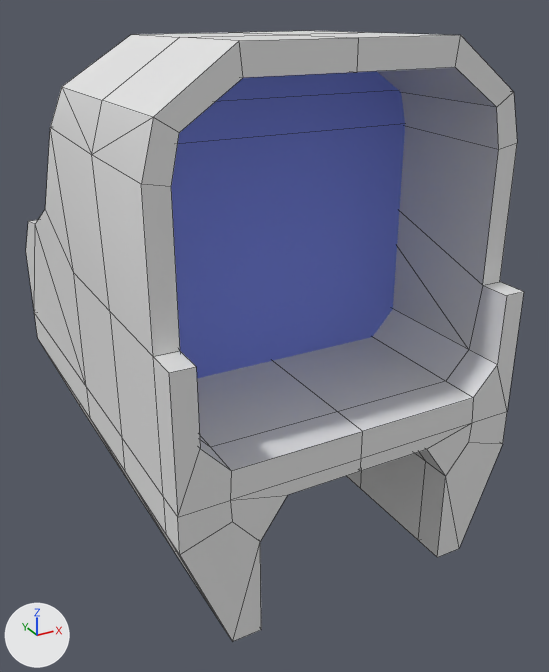
Before and after pictures for a commit that changed the FBX model Assets/6v6Shooter/Meshes/Weapons/Primary Weapons/[0] Attachments/[Attachment] - Sights (all)/Sight_2x.fbx.
The view is the same before and after, from a camera (50 mm lens) standing at (-0.0407, -0.0849, 0.0534) and looking at (0.0028, -0.006, 0.0139). Arrows for +X, +Y and +Z are at lower left; the lights stay in place. Mesh edges are drawn as thin lines. Where no turn or scale is listed for an object, it has been applied to the vertices.

In view in the first picture: 'Sight_2x'.
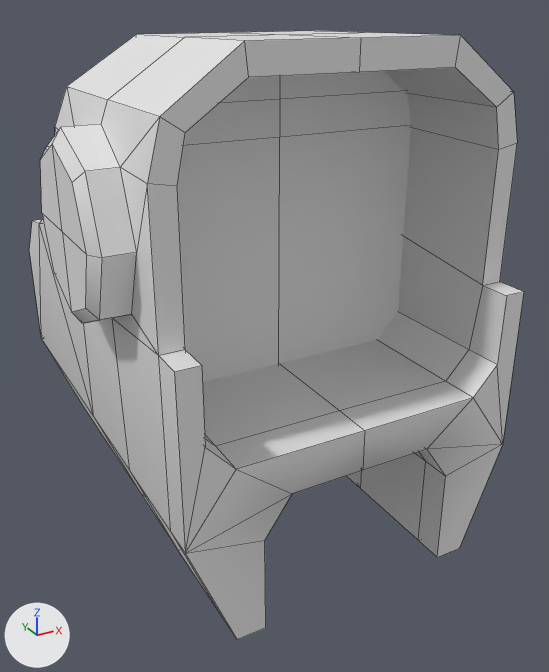
The newer file is also rescaled (x0.836), turned or shifted as a whole; pictures and numbers use the older file's frame.

What differs and where, as boxes [x1, y1, x2, y2] in the pictures (549 x 672 px; the box of a moved part takes in the faces that stretch with it):
'Sight_2x', reshaped: before [26, 31, 524, 641]; after [29, 31, 524, 640]
part 1 of me_sight_2x, rebuilt: before [171, 71, 405, 378]; after [177, 71, 411, 382]
part 2 of me_sight_2x, moved or reshaped: before [26, 87, 524, 641]; after [29, 86, 524, 640]

Diff of the bpy script that builds the scene:
```diff
--- a/Assets/6v6Shooter/Meshes/Weapons/Primary Weapons/[0] Attachments/[Attachment] - Sights (all)/Sight_2x.fbx.py
+++ b/Assets/6v6Shooter/Meshes/Weapons/Primary Weapons/[0] Attachments/[Attachment] - Sights (all)/Sight_2x.fbx.py
@@ me_sight_2x @@
 # used by ob_sight_2x; location = (0.0, 0.0, 0.0)
-me_sight_2x.from_pydata(...)  # 198 vertices, 203 faces; spans x -0.0206..0.0247, y -0.0299..0.0282, z -0.008..0.0505
+me_sight_2x.from_pydata(...)  # 195 vertices, 204 faces; spans x -0.0242..0.0247, y -0.0299..0.0282, z -0.008..0.0505
+# me_sight_2x part 1: the loose piece of 8 vertices spanning x -0.0185..0.0185, y -0.0106, z 0.0126..0.0479 is rebuilt with 12 vertices and now spans x -0.0188..0.0193, y -0.0117, z 0.0126..0.0479, in mat_m_scar (its picture is missing)
+# me_sight_2x part 2
+# 71 vertices are removed from x -0.0206..0.0206, y -0.0299..0.0282, z -0.008..0.0406
+# 119 faces are deleted
+# 17 vertices in x -0.0206..-0.0089, y -0.0298..0.0145, z 0.0035..0.0505 move by (0.0005, 0.0, 0.0)
+# 13 vertices in x 0.0, y -0.0298..0.0282, z 0.0081..0.0505 move by (0.0002, 0.0, 0.0)
+# 4 vertices in x -0.0181, y -0.0298..-0.0262, z 0.0163..0.0394 move by (0.0006, 0.0, 0.0)
+# 54 vertices are added at x -0.0242..-0.0084, y -0.0299..0.0282, z -0.008..0.0428
+# 5 new vertices lie (0.0031, 0.0, 0.0) away from vertices in x -0.0232, y -0.0221..-0.0026, z 0.0232..0.033
+# 5 new vertices lie (0.0026, 0.0, 0.0) away from vertices in x -0.0201, y 0.0062..0.0282, z 0.0195..0.0348
+# 117 new faces join them
 me_sight_2x.materials.append(mat_m_scar)
-me_sight_2x.materials.append(mat_m_lens)  # blue #7585e7
```
